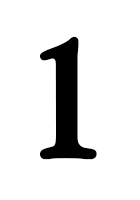
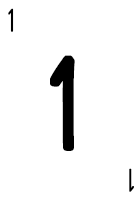
Layer changes from the first 140×200 image to the second:
added layer "1 copy" above "1" over [129, 168, 134, 192]
added layer "1" (1st of 2) above "1" over [8, 8, 14, 32]
painted on "1" (2nd of 2) over [39, 36, 97, 160]
